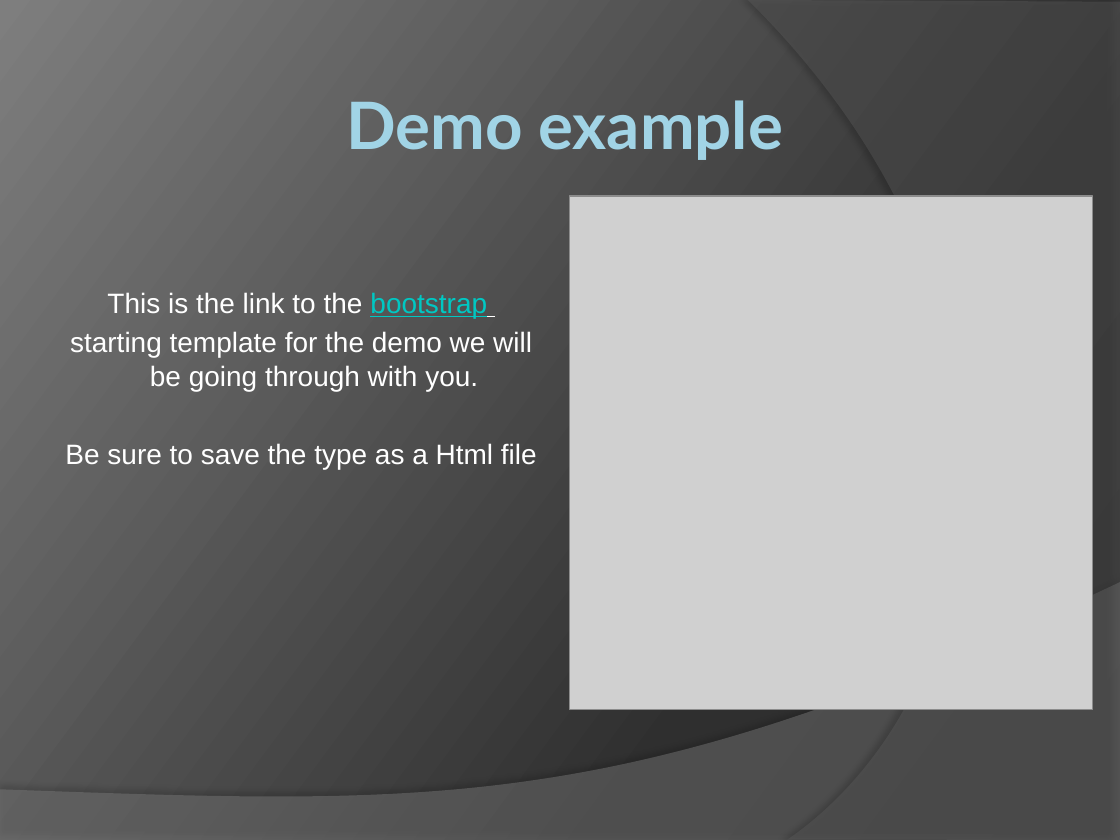
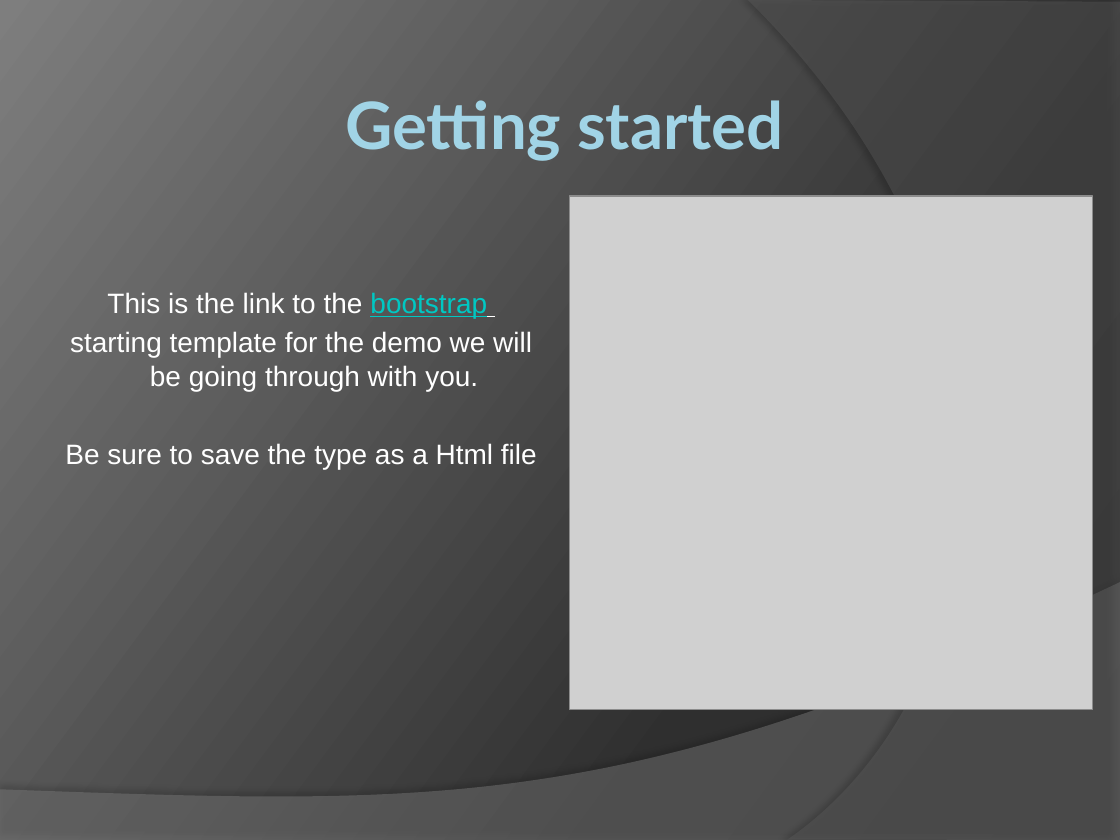
Before and after one commit to pipboy2/Bootstrap-Chart.JS-Training-Module, a slide deck: slide 7 of Training_Module.pptx. Drawn at 1120x840 pixels with LibreOffice and Linux fonts; fonts in the diff are those of the drawing; grey boxes stand for pictures. Boxes give left, top, right and bottom in pixels: in the first picture for what was removed or moved away, otherwise in the second. Text is boxed around its words. In the diff, an @@ line names an element or a change of style, - is before the commit and + after.

```diff
--- a/Training_Module.pptx
+++ b/Training_Module.pptx
@@ title at (345, 100, 783, 161): text changed @@
-Demo example
+Getting started
```
Also in this commit, not shown: 8 other slides changed, 1 slide added.
